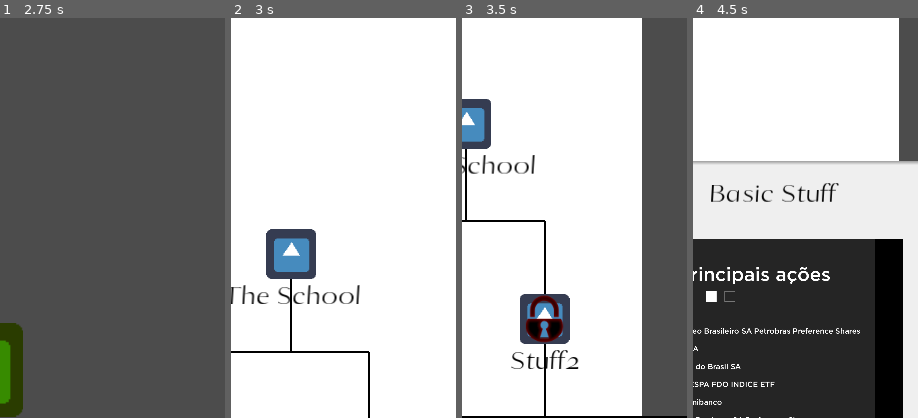
Above: before the commit, frames 1-4 (left to right).
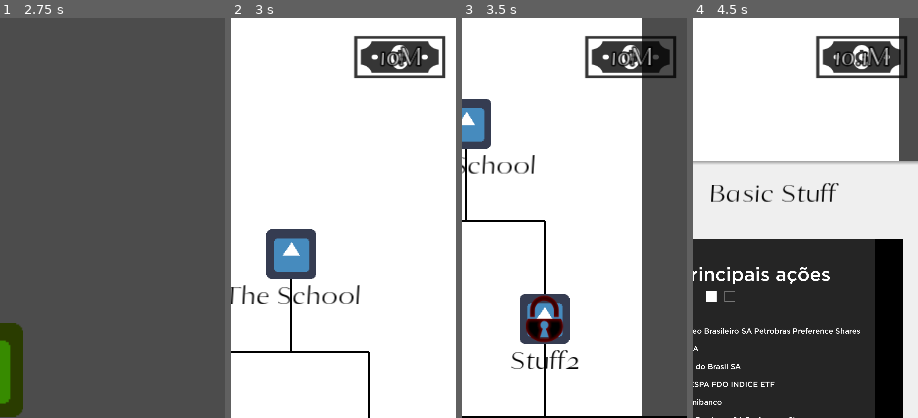
Above: after the commit, the same moments.

Repository: AndreMoukarzel/Grana-Preta
Game: Godot game, scene res://OpeningMenu.tscn
Same seed, same stepped clock (60 frames per second), same inputs: the game is played once before the commit and once after it. The engine's default icon, where the game draws it, is replaced by a stand-in: a white triangle on a blue panel in a dark square.
Inputs (mouse positions are % of the whole screen's width and height, from its top left):
- Up to frame 1 (2.75 s): tap Enter at 0.5, 2 s; move the mouse to (72, 45) at 0.52 s; click (72, 45) at 0.67 s; tap Space at 1.25 s; drag from (30, 55) to (45, 70) at 1.27 s; move the mouse to (60, 28) at 2.02 s; click (60, 28) at 2.17 s
- Up to frame 2 (3 s): click (45, 44) at 2.75 s
- Up to frame 3 (3.5 s): no input
- Up to frame 4 (4.5 s): click "The School" at 3.5 s; click "Basic Stuff" at 4.25 s
The pictures show only the part of the screen within x 50-100%, y 0-50%; the shares and areas given below are measured in that part.

Frame 1 is identical in both runs. In frame 2, 3.3% of the frame differs, in the area x 54-96%, y 4-15%; in frame 3, 3.2%; in frame 4, 3.3%.

Commit message:
Add money display to HUD

Diff:
--- a/HUD.gd
+++ b/HUD.gd
@@ -2,6 +2,9 @@
 
 signal on_Back_pressed
 
+
+func _ready():
+	update_money_display()
 
 func set_arrow_texture():
 	$Back.texture_normal = load("res://back_arrow.png")
@@ -9,5 +12,34 @@
 func set_city_texture():
 	$Back.texture_normal = load("res://city_icon.png")
 
+func add_money(value : int):
+	Save.money += value
+	Save.save_game()
+	update_money_display()
+
+func subtract_money(value : int):
+	Save.money -= value
+	Save.save_game()
+	update_money_display()
+
+func update_money_display():
+	var dict = ['M', 'Mi', 'B', 'T', 'Q', 'Qi']
+	var index = -1
+	var money = Save.money
+
+	print(money)
+	if money < 10000:
+		$Money/Label.text = str(money)
+	else:
+		while money > 1000:
+			money = float(money)/1000.0
+			index += 1
+		if index >= dict.size():
+			index = index % dict.size()
+			$Money/Label.text = str(stepify(money, 0.1), 'M', dict[index])
+		else:
+			$Money/Label.text = str(stepify(money, 0.1), dict[index])
+
+
 func _on_Back_pressed():
 	emit_signal("on_Back_pressed")
--- a/HUD.tscn
+++ b/HUD.tscn
@@ -1,7 +1,17 @@
-[gd_scene load_steps=3 format=2]
+[gd_scene load_steps=6 format=2]
 
 [ext_resource path="res://HUD.gd" type="Script" id=1]
 [ext_resource path="res://city_icon.png" type="Texture" id=2]
+[ext_resource path="res://money.png" type="Texture" id=3]
+[ext_resource path="res://school/Lessons/LessonFont.otf" type="DynamicFontData" id=4]
+
+[sub_resource type="DynamicFont" id=1]
+size = 40
+outline_size = 2
+outline_color = Color( 0, 0, 0, 1 )
+use_mipmaps = true
+use_filter = true
+font_data = ExtResource( 4 )
 
 [node name="HUD" type="CanvasLayer"]
 script = ExtResource( 1 )
@@ -15,10 +25,20 @@
 texture_normal = ExtResource( 2 )
 expand = true
 
-[node name="Money" type="Control" parent="."]
-margin_left = 500.0
-margin_top = 5.0
-margin_right = 540.0
-margin_bottom = 45.0
+[node name="Money" type="TextureRect" parent="."]
+modulate = Color( 1, 1, 1, 0.784314 )
+margin_left = 440.0
+margin_right = 568.0
+margin_bottom = 100.0
+texture = ExtResource( 3 )
+expand = true
+
+[node name="Label" type="Label" parent="Money"]
+margin_right = 128.0
+margin_bottom = 100.0
+custom_fonts/font = SubResource( 1 )
+text = "100.1k"
+align = 1
+valign = 1
 
 [connection signal="pressed" from="Back" to="." method="_on_Back_pressed"]
--- a/OpeningMenu.gd
+++ b/OpeningMenu.gd
@@ -8,7 +8,6 @@
 	$Label.set_position(OS.window_size/2 - label_size/2)
 	play_start_animation()
 	Save.load_game()
-
 
 func _input(event):
 	if event.is_pressed() and (event is InputEventScreenTouch or event is InputEventMouseButton):
--- a/broker/Broker.tscn
+++ b/broker/Broker.tscn
@@ -97,6 +97,7 @@
 margin_bottom = 20.0
 
 [node name="PortfolioMenu" type="Control" parent="."]
+editor/display_folded = true
 margin_left = -576.0
 margin_right = -176.0
 margin_bottom = 600.0
--- a/broker/bond/Bond.gd
+++ b/broker/bond/Bond.gd
@@ -194,5 +194,7 @@
 
 
 func _on_trade_confirmed(ammount):
-	Save.money -= ammount
+	var HUD = get_tree().get_root().get_node("Broker/HUD")
+
+	HUD.subtract_money(ammount)
 	Save.save_bought_bond(self, ammount)
--- a/broker/bond/BoughtBond.gd
+++ b/broker/bond/BoughtBond.gd
@@ -67,8 +67,9 @@
 
 func _on_trade_confirmed(ammount):
 	var Portfolio = get_tree().get_root().get_node("Broker/PortfolioMenu/Portfolio")
+	var HUD = get_tree().get_root().get_node("Broker/HUD")
 
-	Save.money += int(ammount)
+	HUD.add_money(int(ammount))
 	self.ammount -= ammount
 	Save.delete_bought_bond(id)
 	if self.ammount > 0:
--- a/mine/Mine.gd
+++ b/mine/Mine.gd
@@ -5,7 +5,7 @@
 	if event.is_pressed() and (event is InputEventScreenTouch or event is InputEventMouseButton):
 		if $Timer.time_left <= 0:
 			play_mining_animation()
-			Save.money += 50
+			$HUD.add_money(10)
 
 
 func play_mining_animation():
--- a/school/Lessons/Question.gd
+++ b/school/Lessons/Question.gd
@@ -34,7 +34,7 @@
 	if done:
 		if event.is_pressed() and (event is InputEventScreenTouch or event is InputEventMouseButton):
 			var School = get_tree().get_root().get_node("School")
-			School._on_Back_pressed()
+			School._on_HUD_on_Back_pressed()
 
 
 # Must be setup after being added to tree, or label height will be gotten incorrectly
@@ -223,15 +223,15 @@
 	var School = get_tree().get_root().get_node("School")
 
 	School.complete_lesson(id)
-	School._on_Back_pressed()
-	Save.money += 50
+	School._on_HUD_on_Back_pressed()
+	School.get_node("HUD").add_money(50)
 
 
 func lock():
 	var School = get_tree().get_root().get_node("School")
 
 	School.lock_questionnaire(id)
-	School._on_Back_pressed()
+	School._on_HUD_on_Back_pressed()
 
 
 func get_all_questions_and_answers(content):
--- a/school/Subjects/SubjectLesson.gd
+++ b/school/Subjects/SubjectLesson.gd
@@ -63,7 +63,7 @@
 
 	School.complete_lesson(id)
 	set_completed()
-	Save.money += 50
+	School.get_node("HUD").add_money(50)
 
 
 func unlock():
Binary file added: money.png
Not shown, added: money.png.import
